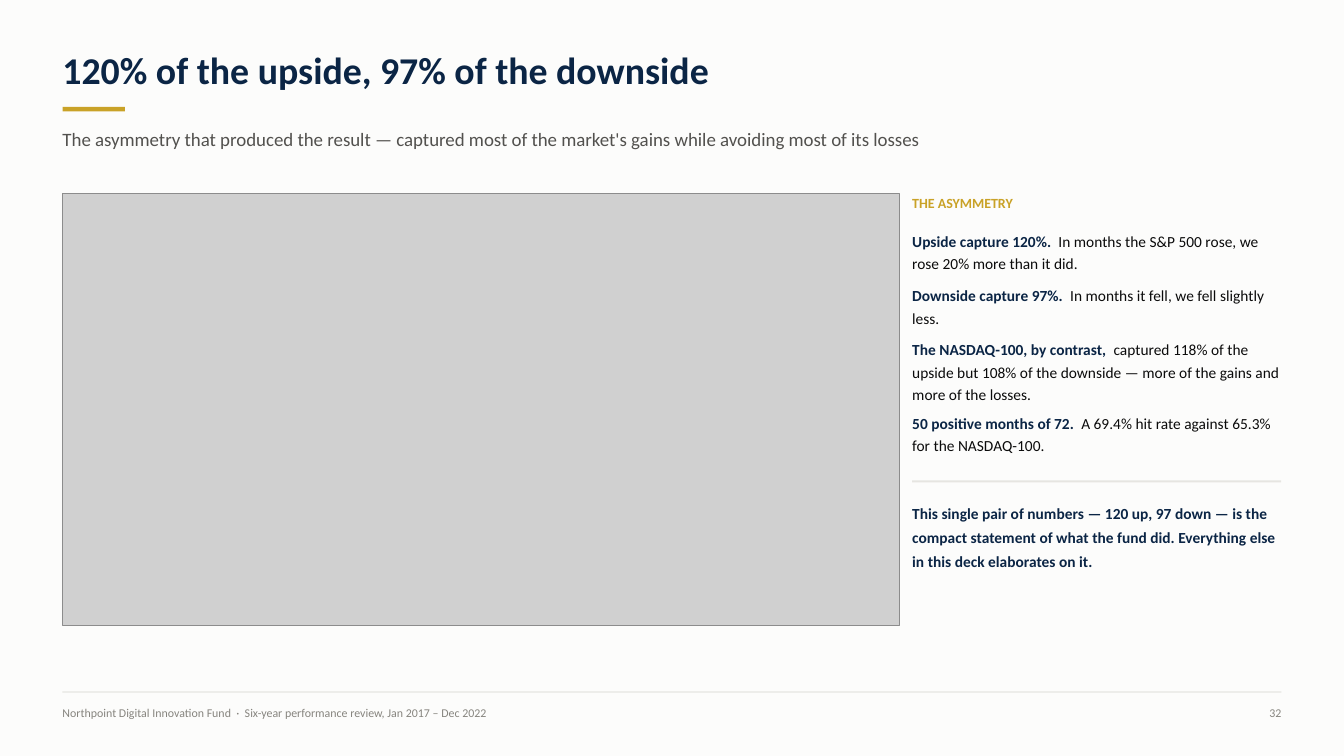
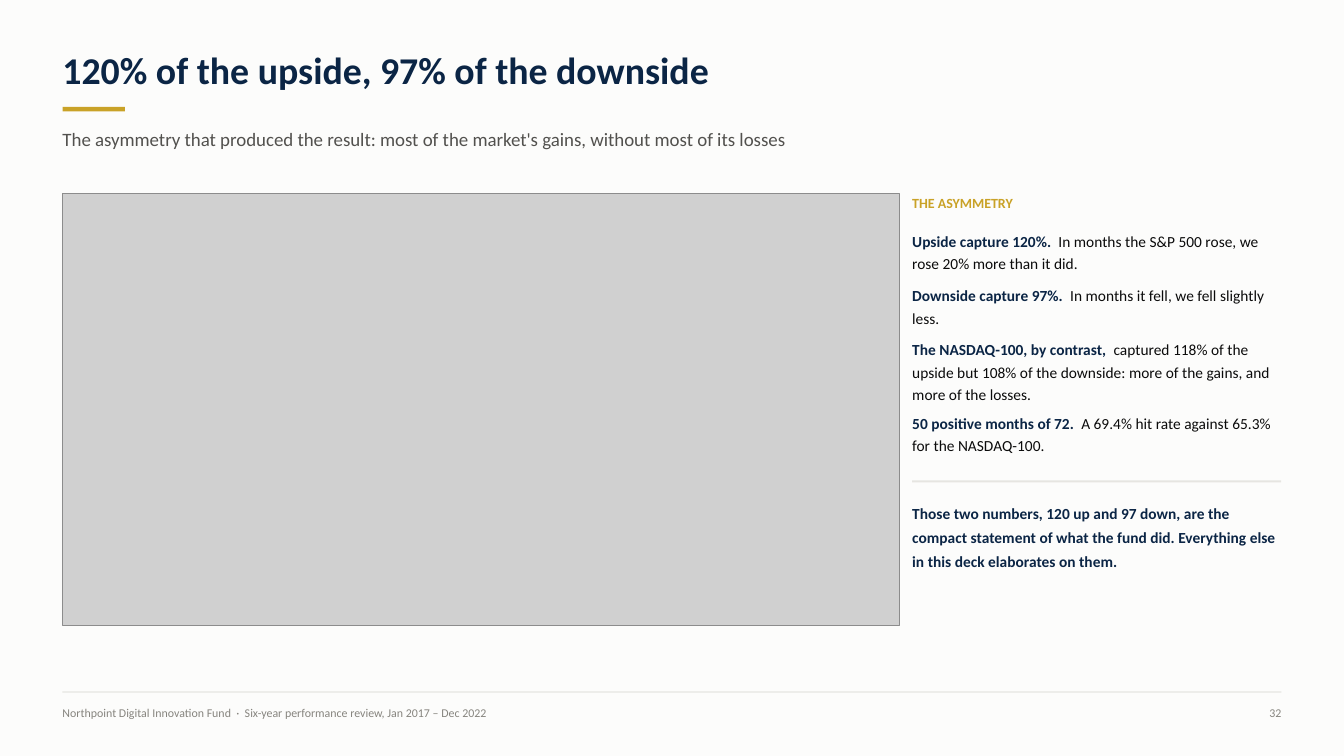
Before and after one commit to sleepdiff-web/CLAUDE, a slide deck: slide 32 of finc13303-portfolio-performance/deliverables/FINC13303_Ass2_PortfolioPerformance_14053836_OConnor.pptx. Drawn at 1344x756 pixels with LibreOffice and Linux fonts; fonts in the diff are those of the drawing; grey boxes stand for pictures. Boxes give left, top, right and bottom in pixels: in the first picture for what was removed or moved away, otherwise in the second. Text is boxed around its words. In the diff, an @@ line names an element or a change of style, - is before the commit and + after.

```diff
--- a/finc13303-portfolio-performance/deliverables/FINC13303_Ass2_PortfolioPerformance_14053836_OConnor.pptx
+++ b/finc13303-portfolio-performance/deliverables/FINC13303_Ass2_PortfolioPerformance_14053836_OConnor.pptx
@@ text at [62,133,785,149]: text changed @@
-The asymmetry that produced the result — captured most of the market's gains while avoiding most of its losses
+The asymmetry that produced the result: most of the market's gains, without most of its losses
@@ text at [912,344,1270,400]: text changed @@
-The NASDAQ-100, by contrast, captured 118% of the upside but 108% of the downside — more of the gains and more of the losses.
+The NASDAQ-100, by contrast, captured 118% of the upside but 108% of the downside: more of the gains, and more of the losses.
@@ text at [912,508,1275,567]: text changed @@
-This single pair of numbers — 120 up, 97 down — is the compact statement of what the fund did. Everything else in this deck elaborates on it.
+Those two numbers, 120 up and 97 down, are the compact statement of what the fund did. Everything else in this deck elaborates on them.
```
Also in this commit, not shown: 23 other slides changed, 15 other files.
